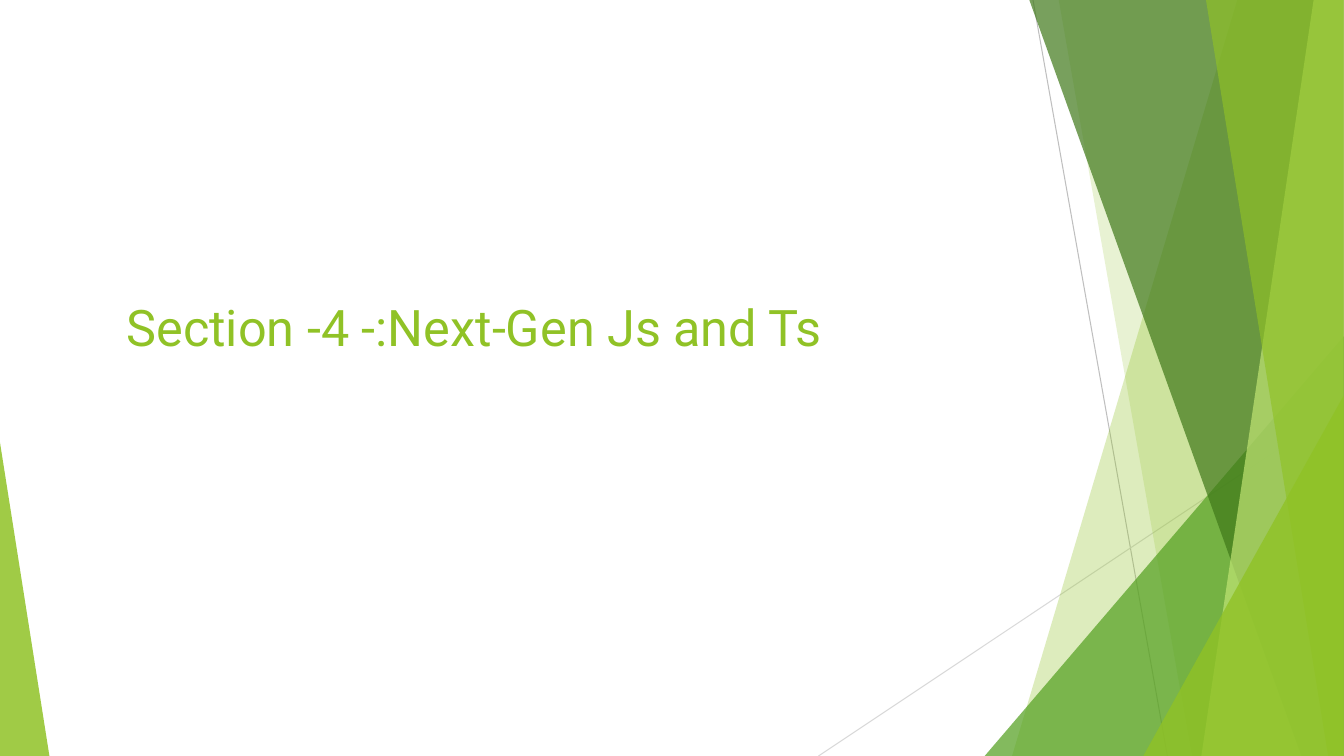
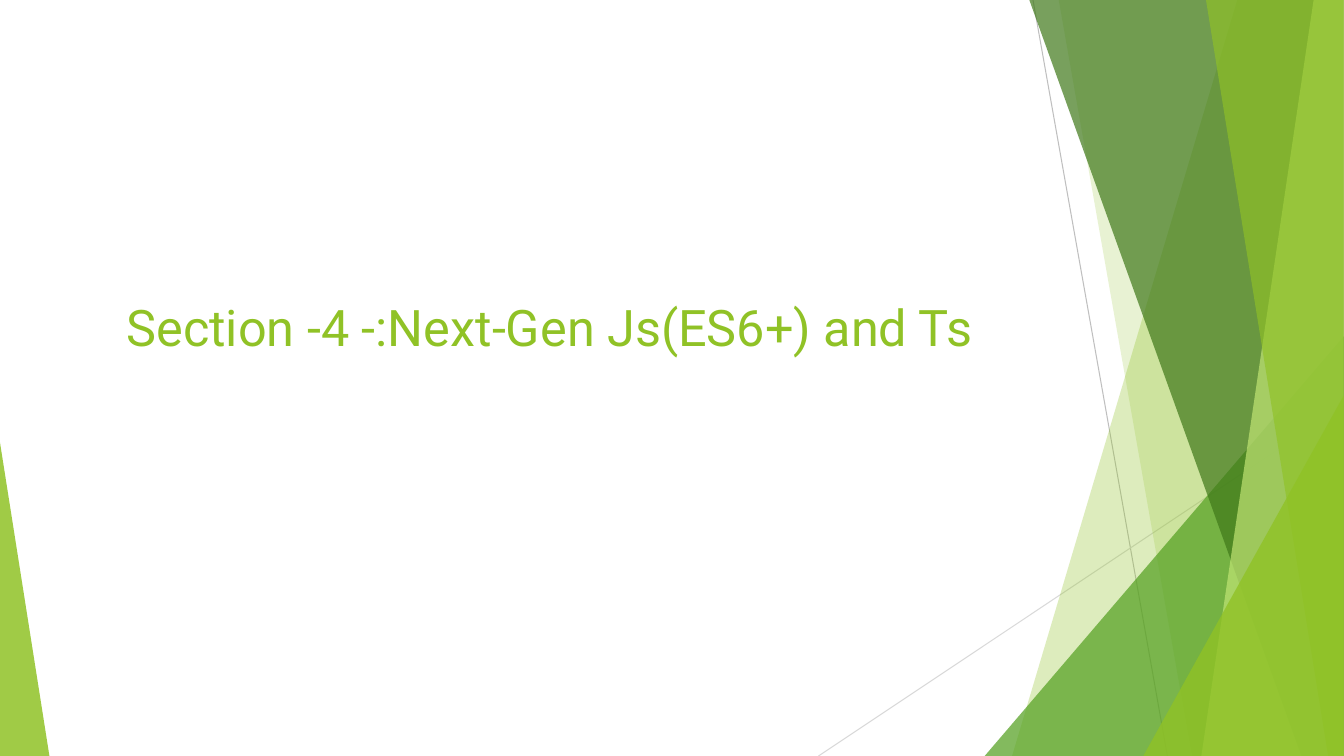
Before and after one commit to rudhrainfogain/TypeScript, a slide deck: slide 41 of PPT/TypeScriptv4.pptx. Drawn at 1344x756 pixels with LibreOffice and Linux fonts; fonts in the diff are those of the drawing. Boxes give left, top, right and bottom in pixels: in the first picture for what was removed or moved away, otherwise in the second. Text is boxed around its words. In the diff, an @@ line names an element or a change of style, - is before the commit and + after.

Commit message:
NextGenJsAndTs completed

```diff
--- a/PPT/TypeScriptv4.pptx
+++ b/PPT/TypeScriptv4.pptx
@@ title at (126,306,972,357): text changed @@
-Section -4 -:Next-Gen Js and Ts
+Section -4 -:Next-Gen Js(ES6+) and Ts
```
Also in this commit, not shown: 2 other slides changed, 9 slides added, 4 other files.
